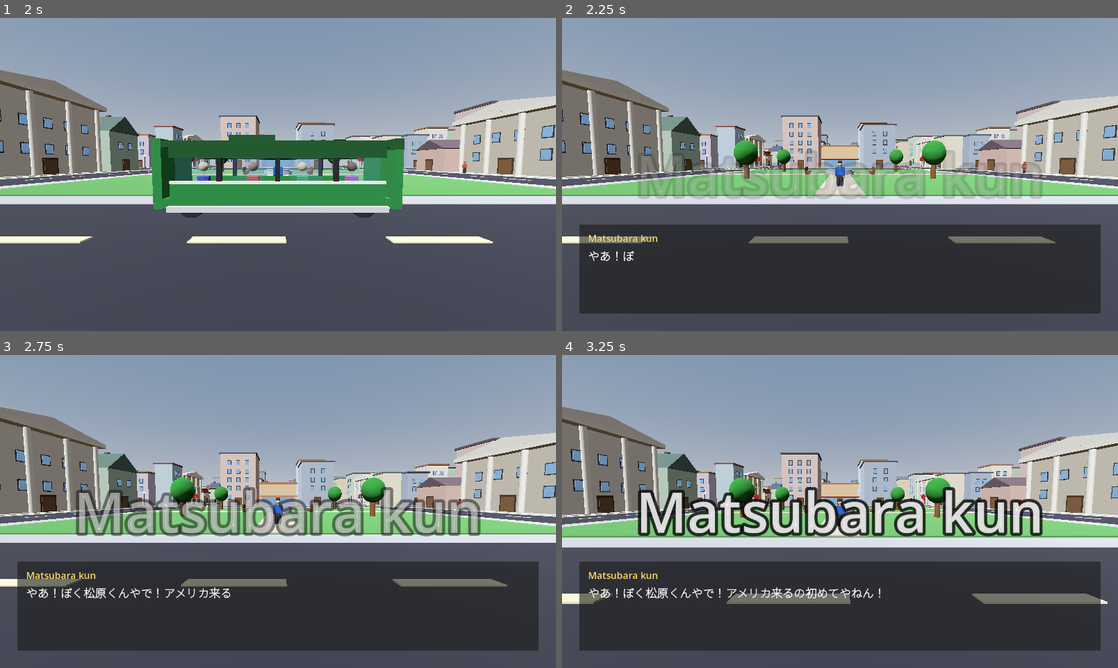
Above: before the commit, frames 1-4 (two rows, left to right).
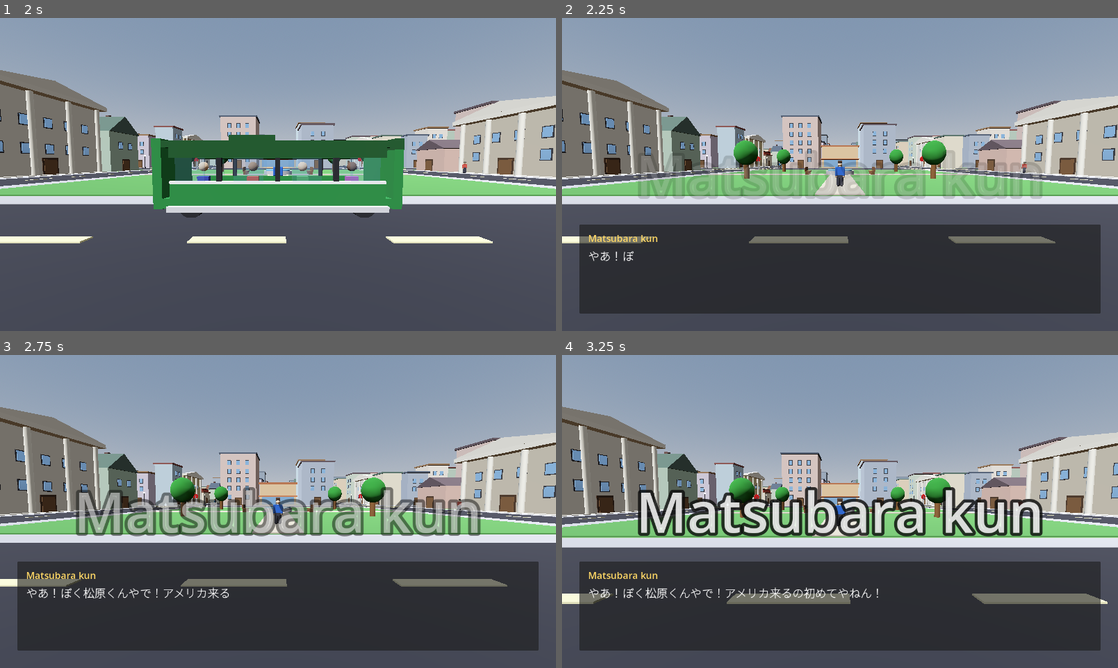
Above: after the commit, the same moments.

Repository: nolancasama/3d-town-directions
Game: Godot game, scene res://Main.tscn
The game is run twice, just before and just after one commit, with the same random seed, the same clock (stepped at 60 frames per second) and the same inputs.
Inputs:
- Up to frame 1 (2 s): tap Enter (ui_accept) at 0.5, 0.77, 1.52 s; hold D (turn_right) 0.53-1.28 s; tap E (interact) at 0.6 s; hold S (move_back) from 1.28 s (still down); tap Space at 1.35 s
- Up to frame 2 (2.25 s): tap Enter (ui_accept) at 2 s; release S (move_back) at 2.03 s; hold D (turn_right) from 2.03 s (still down); tap Keypad Enter at 2.1 s
- Up to frame 3 (2.75 s): keep holding D (turn_right)
- Up to frame 4 (3.25 s): release D (turn_right) at 2.78 s; hold W (move_forward) from 2.78 s (still down); tap E (interact) at 2.85 s; tap Enter (ui_accept) at 3.02 s

Frame 1 is identical in both runs. In frame 2, less than 0.1% of the frame differs, in the area x 4-13%, y 74-78%; in frame 3, 0.4%; in frame 4, 0.7%, in the area x 4-58%, y 74-78%.

Commit message:
Add Latin back to font subset to fix English rectangles
Co-Authored-By: Claude Sonnet 4.6 <noreply@anthropic.com>

Diff:
--- a/scripts/DialogueManager.gd
+++ b/scripts/DialogueManager.gd
@@ -48,7 +48,7 @@
 	var _jp_base := load("res://assets/fonts/NotoSansJP.ttf") as FontFile
 	var _jp_var := FontVariation.new()
 	_jp_var.base_font = _jp_base
-	_jp_var.variation_embolden = 0.8   # synthetic bold; works regardless of font axes
+	_jp_var.variation_embolden = 0.5   # synthetic bold; works regardless of font axes
 	_jp_font = _jp_var
 	# --- Discovery panel (top-left) ------------------------------------------
 	_disc_panel = PanelContainer.new()
Binary file changed: assets/fonts/NotoSansJP.ttf
Not shown, changed: subset_font.py
